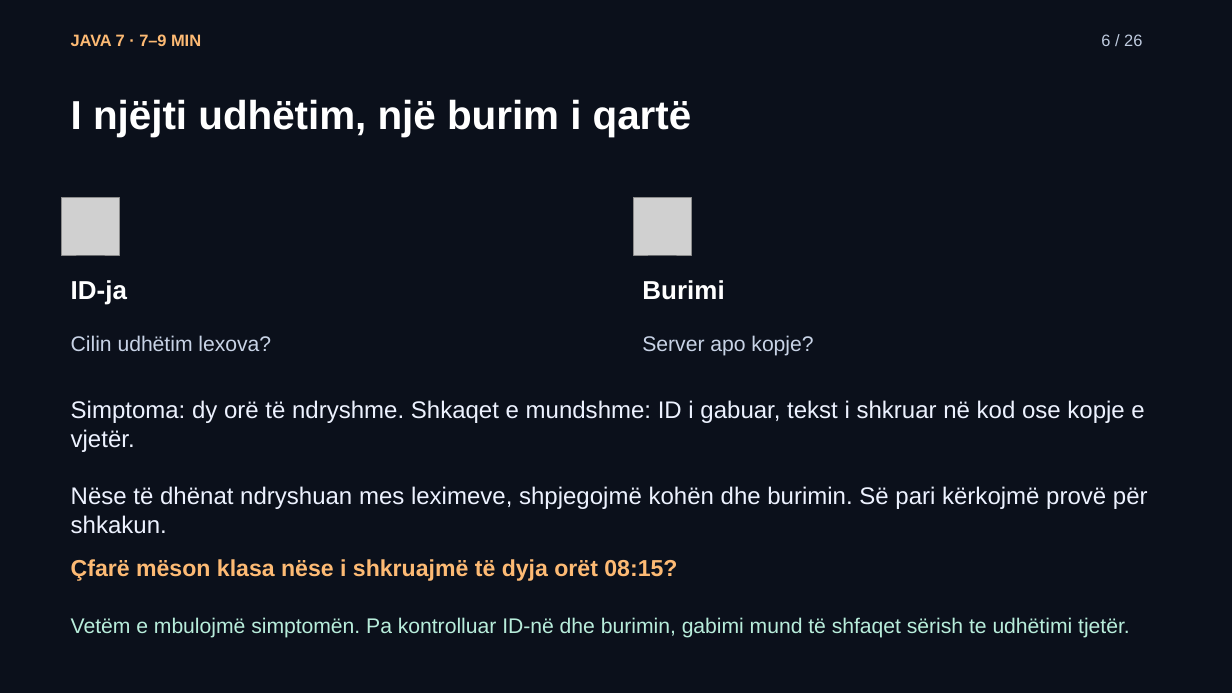
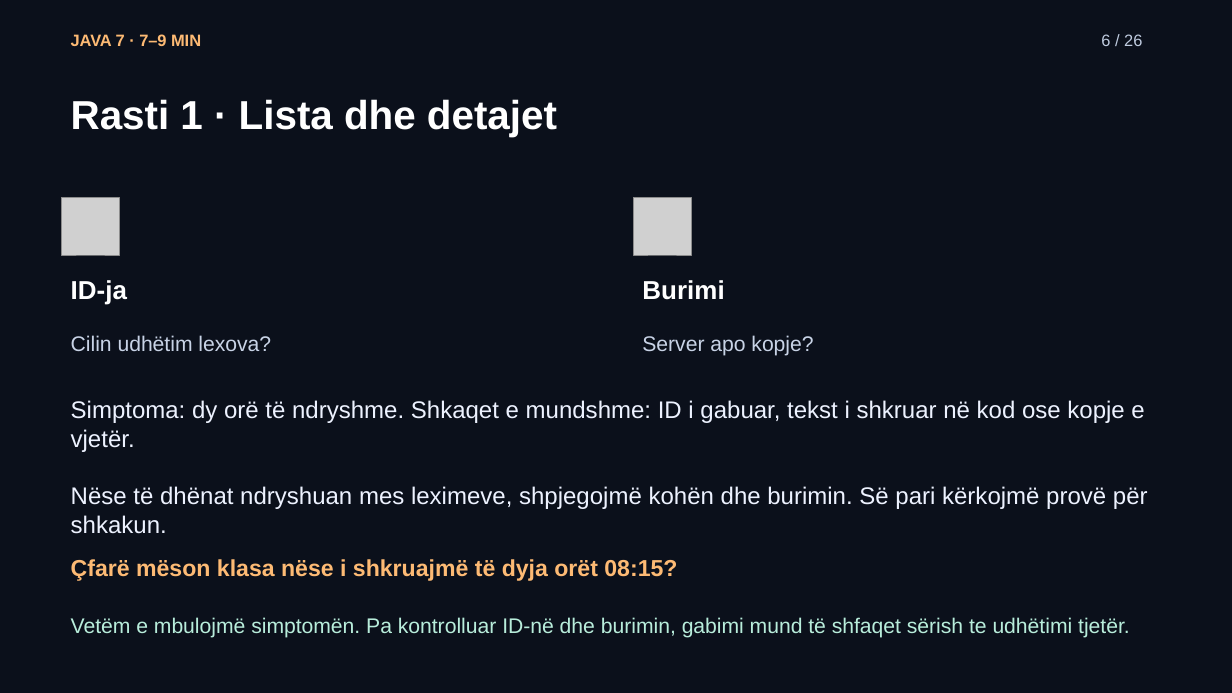
Before and after one commit to arbenl/arbenl.github.io, a slide deck: slide 6 of lendet/2026-2027/mobile/lectures/ligjerata-07-kontrolli-mvp-rideshare-2026.pptx. Drawn at 1232x693 pixels with LibreOffice and Linux fonts; fonts in the diff are those of the drawing; grey boxes stand for pictures. Boxes give left, top, right and bottom in pixels: in the first picture for what was removed or moved away, otherwise in the second. Text is boxed around its words. In the diff, an @@ line names an element or a change of style, - is before the commit and + after.

```diff
--- a/lendet/2026-2027/mobile/lectures/ligjerata-07-kontrolli-mvp-rideshare-2026.pptx
+++ b/lendet/2026-2027/mobile/lectures/ligjerata-07-kontrolli-mvp-rideshare-2026.pptx
@@ text at (x1=71, y1=99, x2=557, y2=137): text changed @@
-I njëjti udhëtim, një burim i qartë
+Rasti 1 · Lista dhe detajet
```
Also in this commit, not shown: 18 other slides changed, 1 slide added, 1 slide removed, 12 other files.
